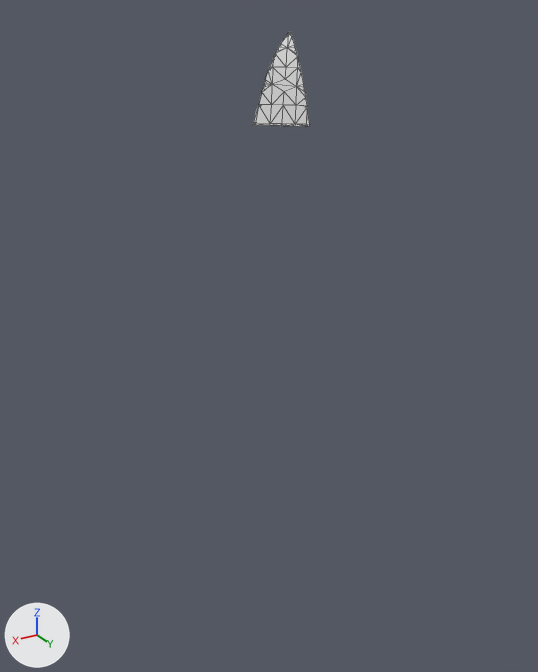
The glTF model assets/terrain/surface_pieces/surf_39_1.glb as it was, and as the next commit left it.
Rendered twice from a 50 mm camera at (109.3, 138.2, -4.3) aimed at (87.0, 101.1, -22.8). The axes (+X, +Y, +Z) are drawn at lower left. The lights are the same throughout. The older version comes first. Mesh edges are drawn as thin lines. Where no turn or scale is listed for an object, it has been applied to the vertices.

Objects in the first picture: 'geometry_0'.
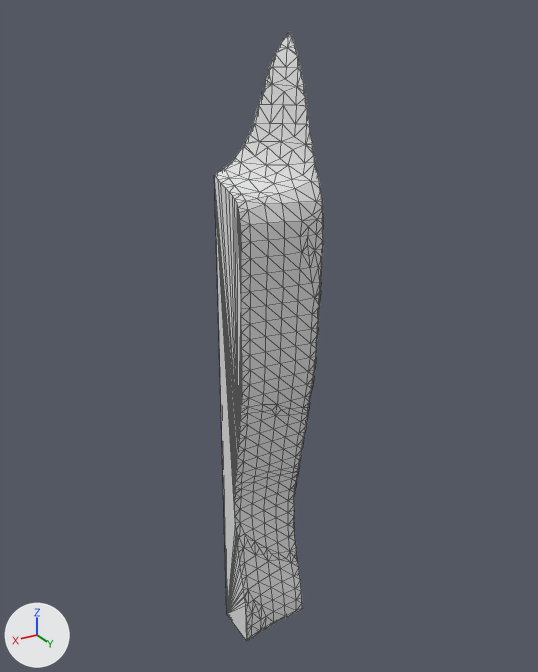
The change, as a list of edits to the scene's bpy script:
```text
Change me_geometry_0:
    used by ob_geometry_0; location = (0.0, 0.0, 0.0)
    remove me_geometry_0.from_pydata(...)  # 68 vertices, 132 faces; spans x 85.0..87.49, y 100.0..102.2, z -10.0..-5.01
    add me_geometry_0.from_pydata(...)  # 472 vertices, 940 faces; spans x 85.0..90.0, y 100.0..103.82, z -45.0..-5.01
    me_geometry_0 part 1: 1 vertex moved from x 85.06, y 102.14, z -10.0 to x 85.0, y 102.23, z -10.12; 13 vertices removed from x 85.0..87.49, y 100.0..102.2, z -10.0; 417 vertices added at x 85.0..90.0, y 100.0..103.82, z -45.0..-10.08
```

Pixel boxes (x1, y1, x2, y2) of what changed, in the pictures (538 x 672 px):
'geometry_0', reshaped (88% wider, 530% taller): before (252, 31, 310, 127); after (214, 31, 324, 641)
part 1 of me_geometry_0, built on: before (252, 124, 310, 127); after (214, 124, 324, 641)
